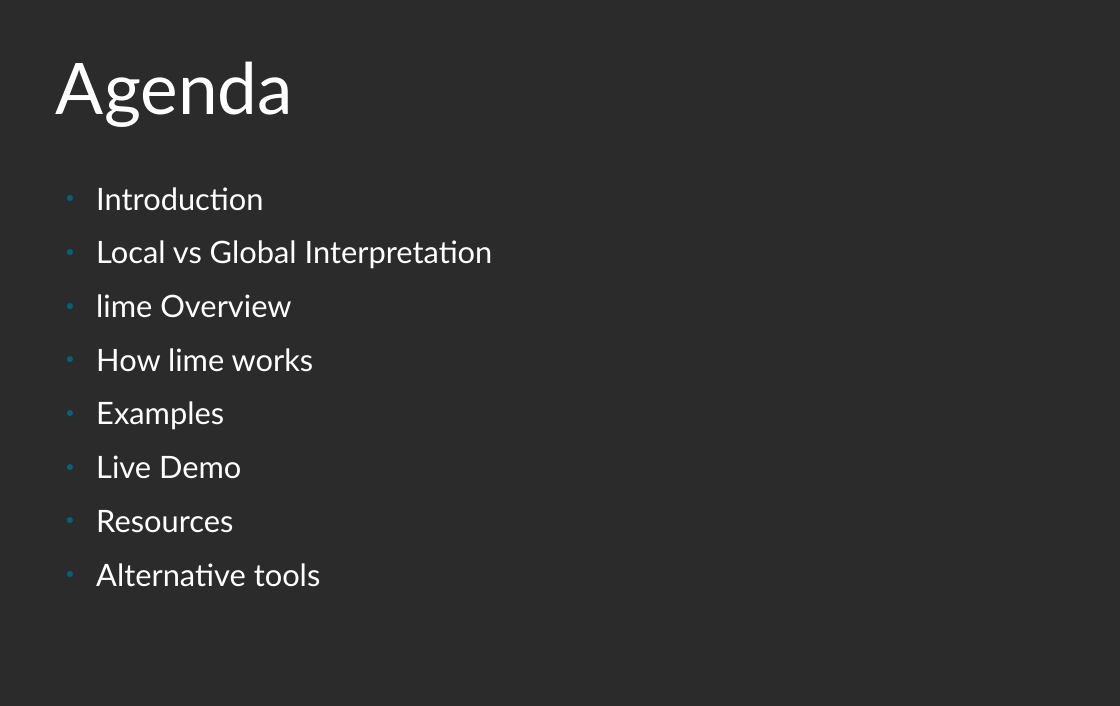
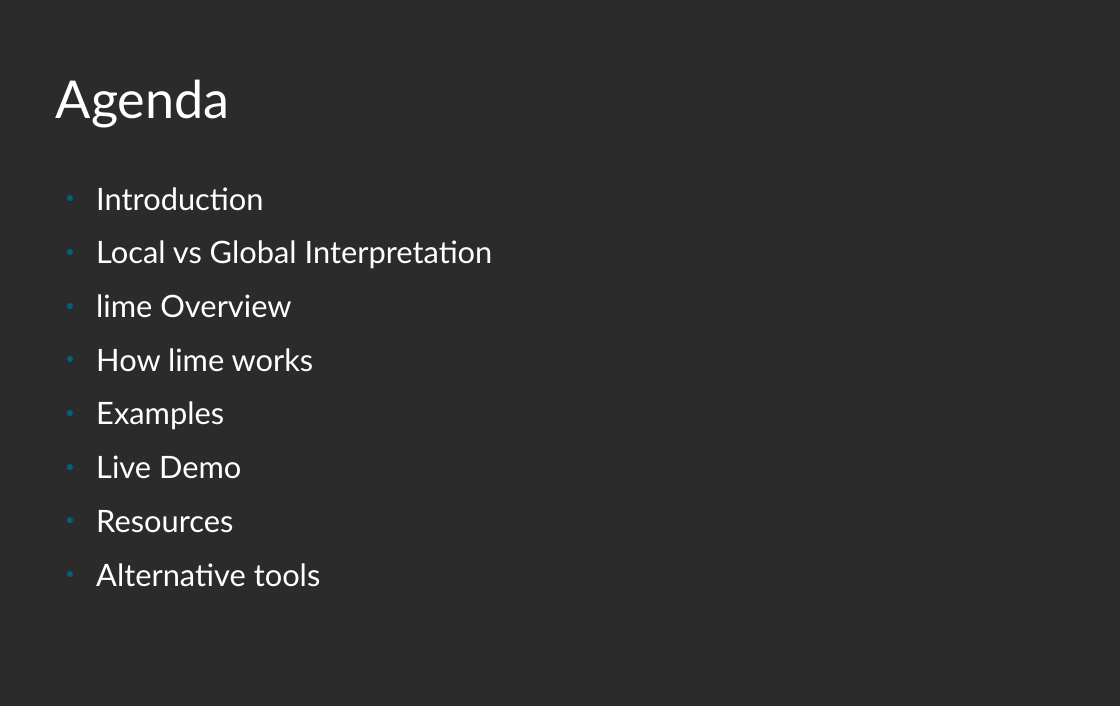
Before and after one commit to mattdube/stl-rug_lime, a slide deck: slide 2 of Slides/stl-rug_lime_01092019.odp. Drawn at 1120x706 pixels with LibreOffice and Linux fonts; fonts in the diff are those of the drawing; background and template pictures are left out; a plain dark background stands for a picture behind light text. Boxes give left, top, right and bottom in pixels: in the first picture for what was removed or moved away, otherwise in the second. Text is boxed around its words. In the diff, an @@ line names an element or a change of style, - is before the commit and + after.

```diff
--- a/Slides/stl-rug_lime_01092019.odp
+++ b/Slides/stl-rug_lime_01092019.odp
@@ title "Agenda" at [56, 79, 230, 128]: size 60 to 44 pt @@
```
Also in this commit, not shown: 8 other slides changed, 1 slide added, 1 slide removed.
